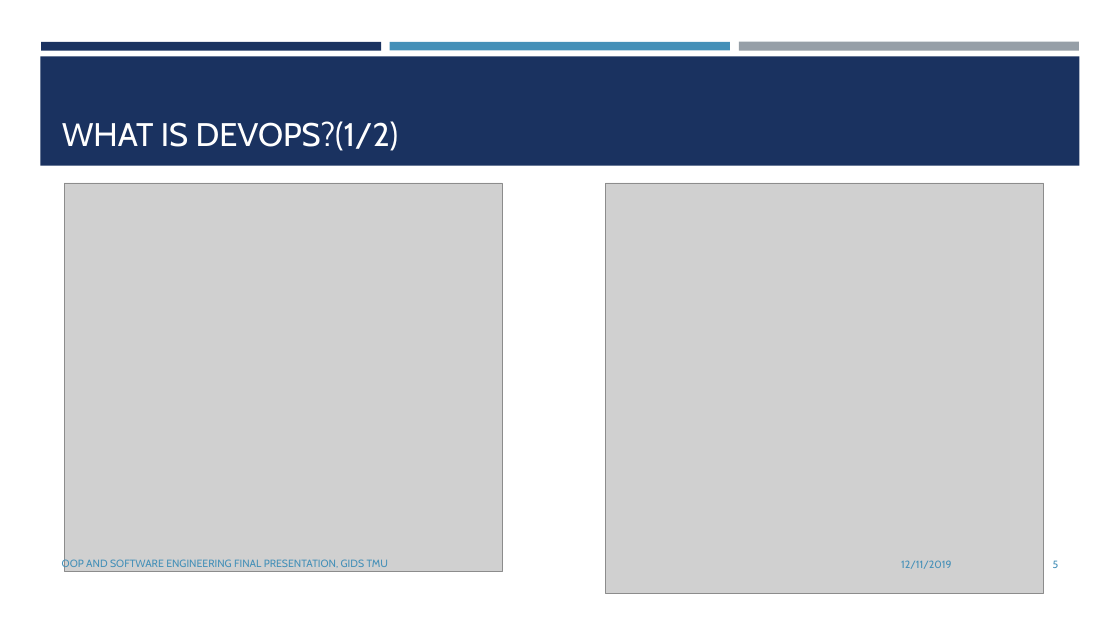
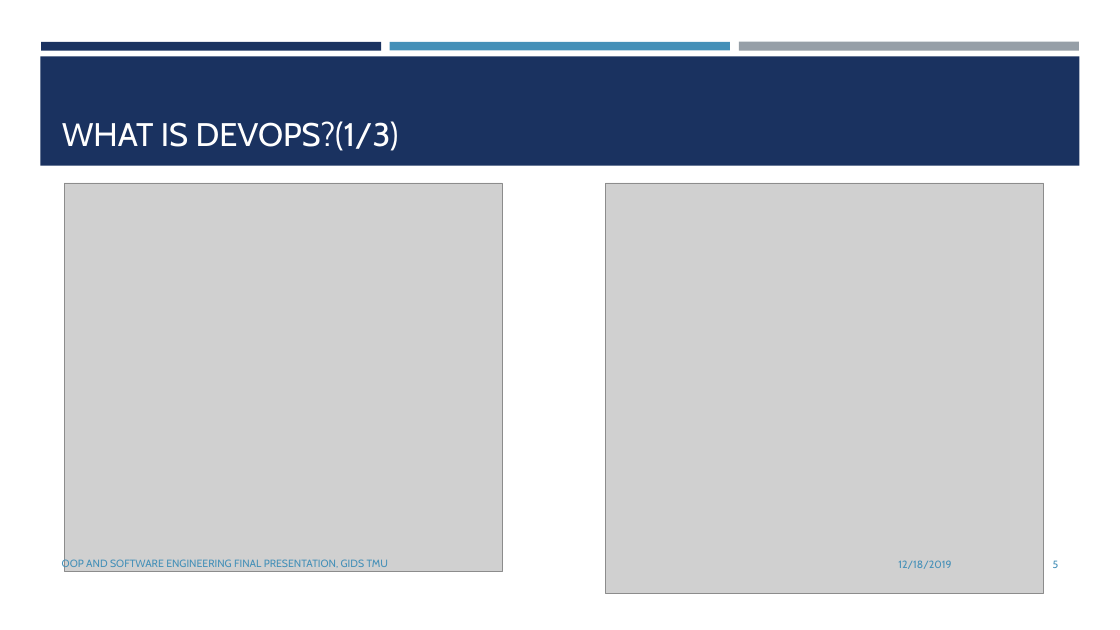
Before and after one commit to Weber12321/TMU-GIDS, a slide deck: slide 5 of 物件導向程式設計/Marry Devops and cybersecurity.pptx. Drawn at 1120x630 pixels with LibreOffice and Linux fonts; fonts in the diff are those of the drawing; grey boxes stand for pictures. Boxes give left, top, right and bottom in pixels: in the first picture for what was removed or moved away, otherwise in the second. Text is boxed around its words. In the diff, an @@ line names an element or a change of style, - is before the commit and + after.

```diff
--- a/物件導向程式設計/Marry Devops and cybersecurity.pptx
+++ b/物件導向程式設計/Marry Devops and cybersecurity.pptx
@@ title at <box>62,121,399,151</box>: text changed @@
-WHAT IS DEVOPS?(1/2)
+WHAT IS DEVOPS?(1/3)
@@ text at <box>898,560,951,569</box>: text changed @@
-12/11/2019
+12/18/2019
```
Also in this commit, not shown: 13 other slides changed, 1 slide removed, 4 other files.
